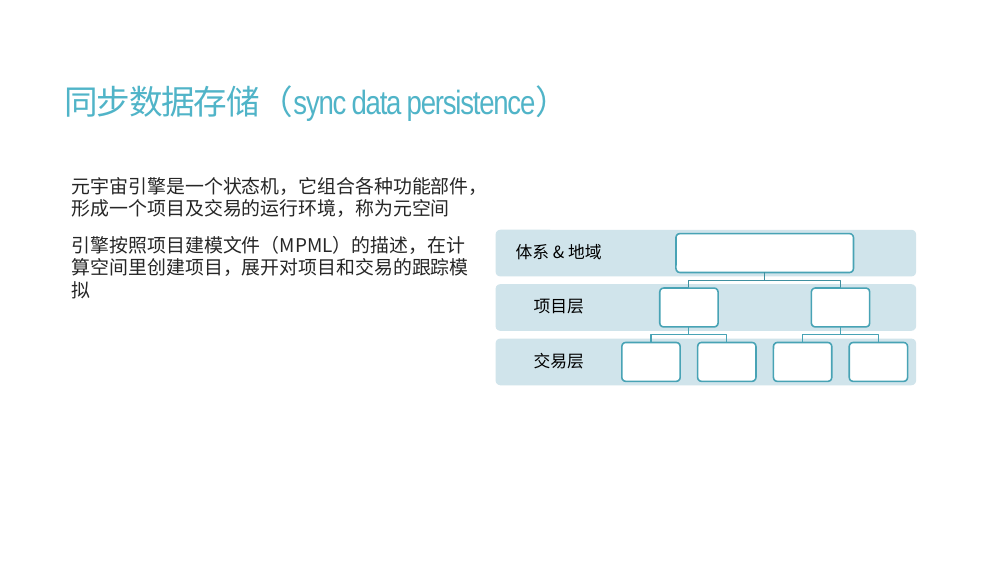
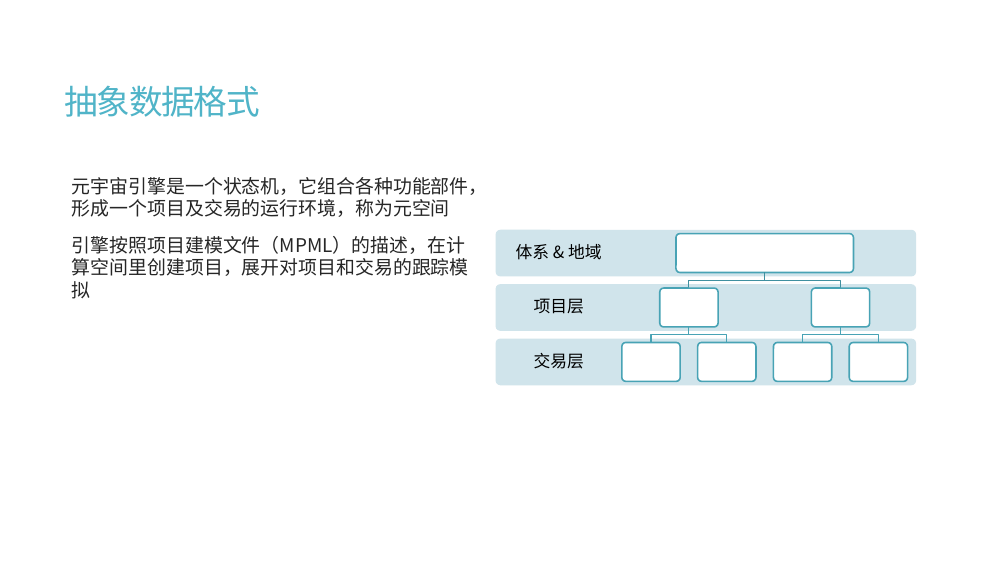
Before and after one commit to calcyu/chainway, a slide deck: slide 33 of Docs/城乡元宇宙服务器.pptx (slide 31 before the commit). Drawn at 1008x567 pixels with LibreOffice and Linux fonts; fonts in the diff are those of the drawing. Boxes give left, top, right and bottom in pixels: in the first picture for what was removed or moved away, otherwise in the second. Text is boxed around its words. In the diff, an @@ line names an element or a change of style, - is before the commit and + after.

```diff
--- a/Docs/城乡元宇宙服务器.pptx
+++ b/Docs/城乡元宇宙服务器.pptx
@@ title at <box>64,85,260,117</box>: text changed; font Arial Narrow to Noto Sans CJK SC @@
-同步数据存储（sync data persistence）
+抽象数据格式
```
Also in this commit, not shown: 21 other slides changed, 15 slides added, 13 slides removed, 20 other files.
